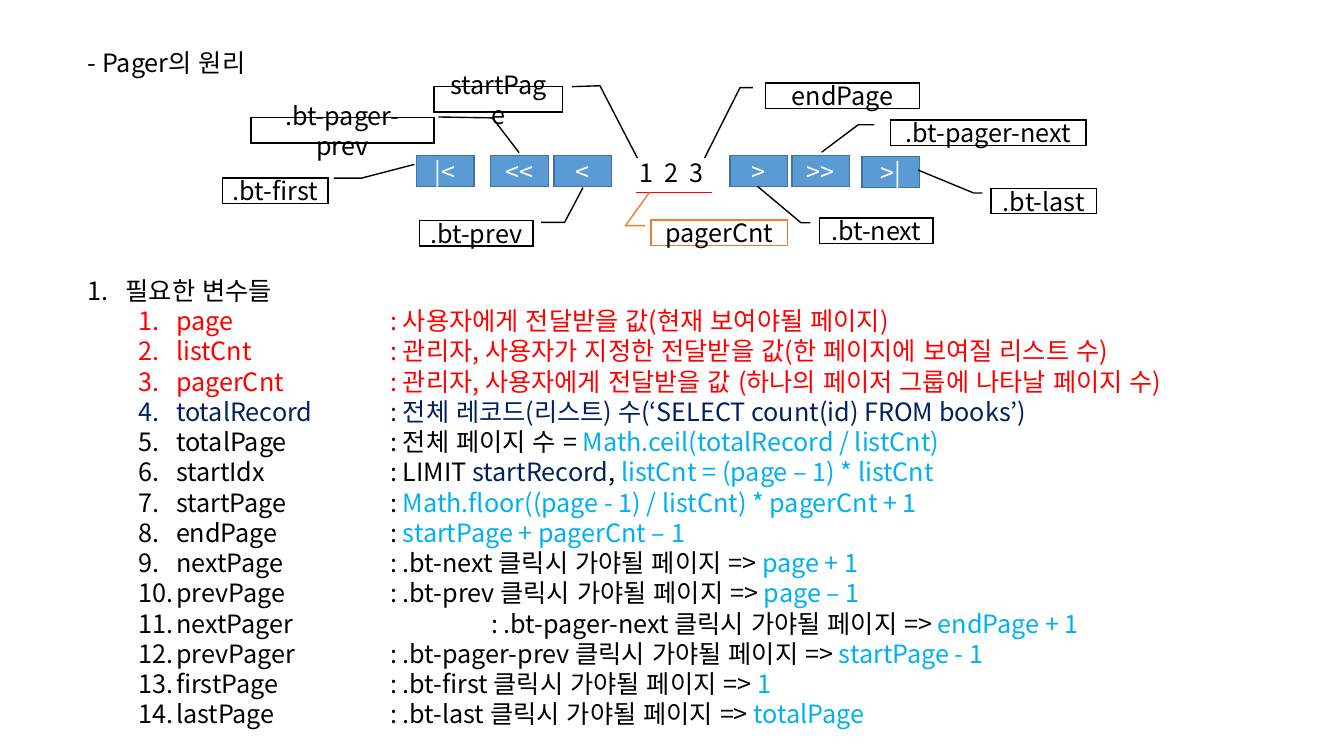
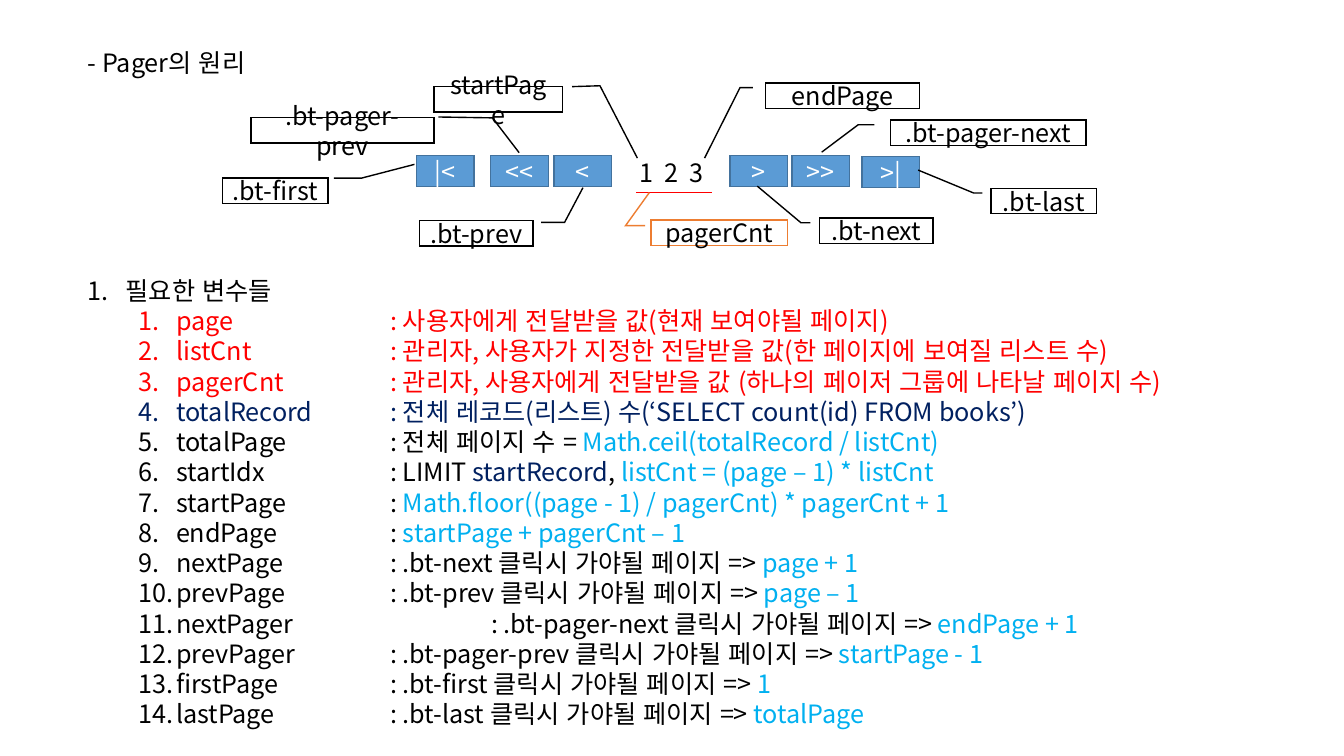
Before and after one commit to booldook/2020-kn-pb2-09-node-board, a slide deck: slide 1 of 페이징개념.pptx. Drawn at 1344x756 pixels with LibreOffice and Linux fonts; fonts in the diff are those of the drawing. Boxes give left, top, right and bottom in pixels: in the first picture for what was removed or moved away, otherwise in the second. Text is boxed around its words. In the diff, an @@ line names an element or a change of style, - is before the commit and + after.

```diff
--- a/페이징개념.pptx
+++ b/페이징개념.pptx
@@ text at (403,486,949,518): text changed @@
-  7. startPage : Math.floor((page - 1) / listCnt) * pagerCnt + 1
+  7. startPage : Math.floor((page - 1) / pagerCnt) * pagerCnt + 1
```
Also in this commit, not shown: 2 other files.
